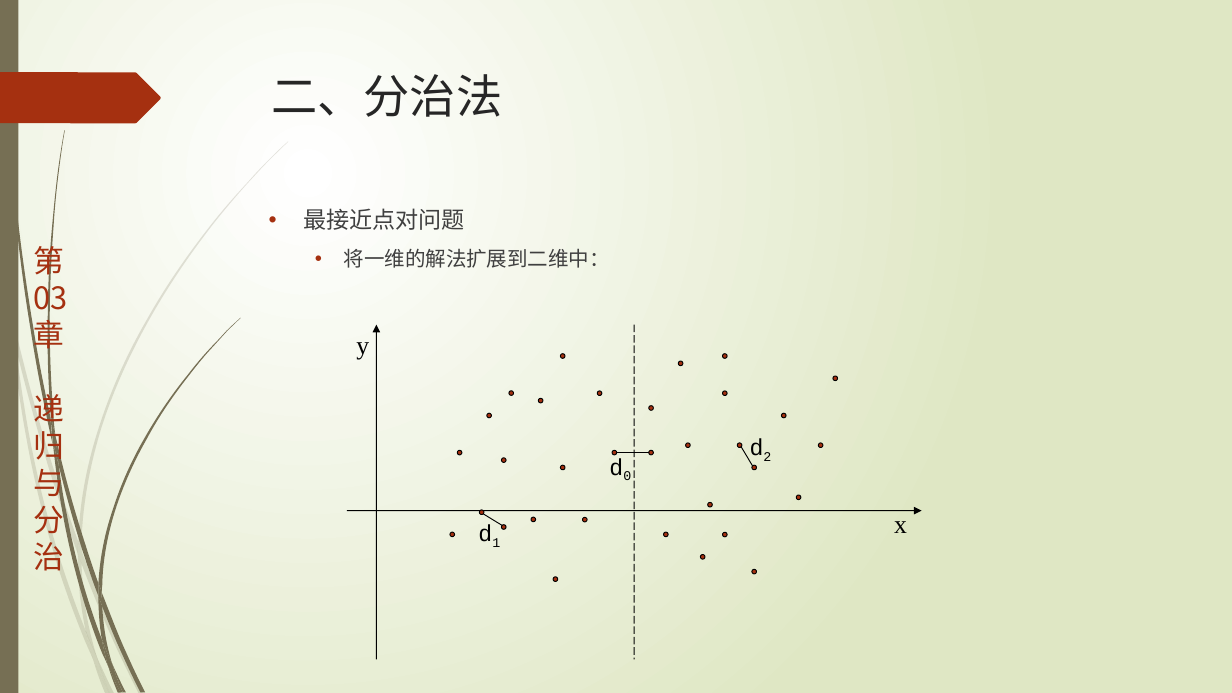
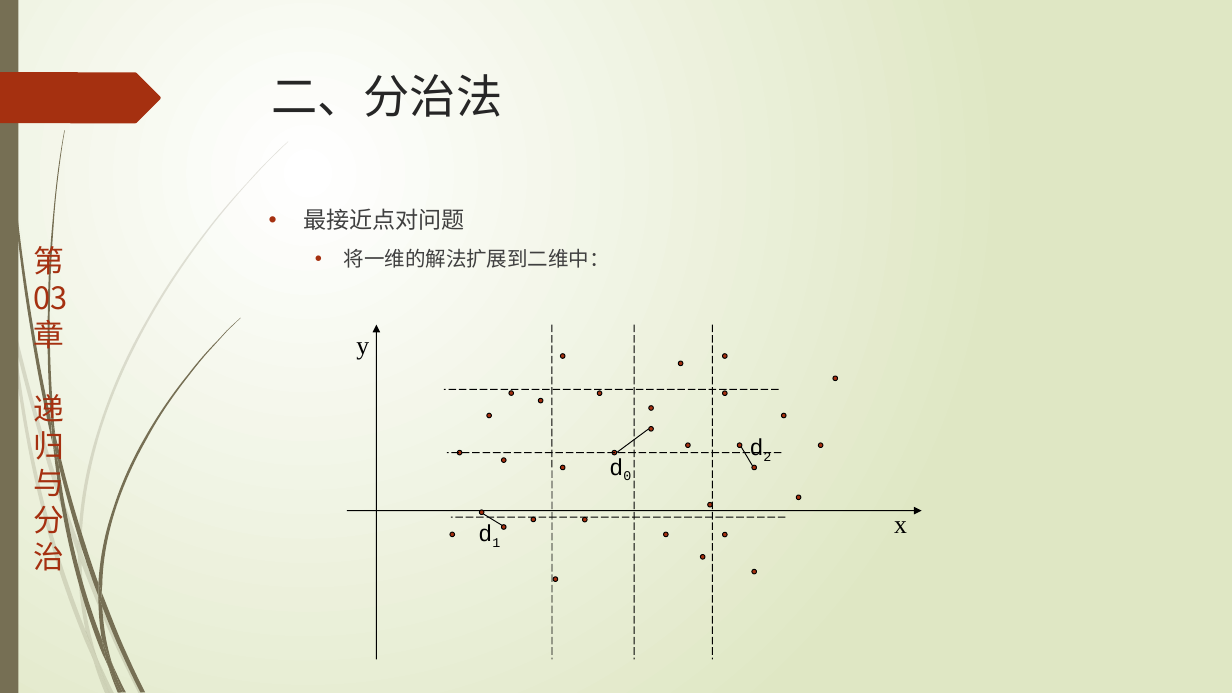
Before and after one commit to TeacherPeng/AlgorithmDesign, a slide deck: slide 12 of 教案/第03章.递归与分治.pptx (slide 11 before the commit). Drawn at 1232x693 pixels with LibreOffice and Linux fonts; fonts in the diff are those of the drawing. Boxes give left, top, right and bottom in pixels: in the first picture for what was removed or moved away, otherwise in the second. Text is boxed around its words. In the diff, an @@ line names an element or a change of style, - is before the commit and + after.

```diff
--- a/教案/第03章.递归与分治.pptx
+++ b/教案/第03章.递归与分治.pptx
@@ line added from (552, 324) to (552, 660), #000000 0.75 pt dashed @@
@@ line added from (713, 324) to (713, 660), #000000 0.75 pt dashed @@
@@ line added from (779, 389) to (445, 389), #000000 0.75 pt dashed @@
@@ line moved from (616, 453) - (649, 453) to (616, 453) - (649, 429) @@
@@ ellipse: place and size @@
-ellipse at bbox=[649, 450, 653, 455]
+ellipse at bbox=[649, 427, 653, 432]
@@ line added from (782, 453) to (447, 453), #000000 0.75 pt dashed @@
@@ line added from (786, 518) to (451, 518), #000000 0.75 pt dashed @@
```
Also in this commit, not shown: 2 slides added.
